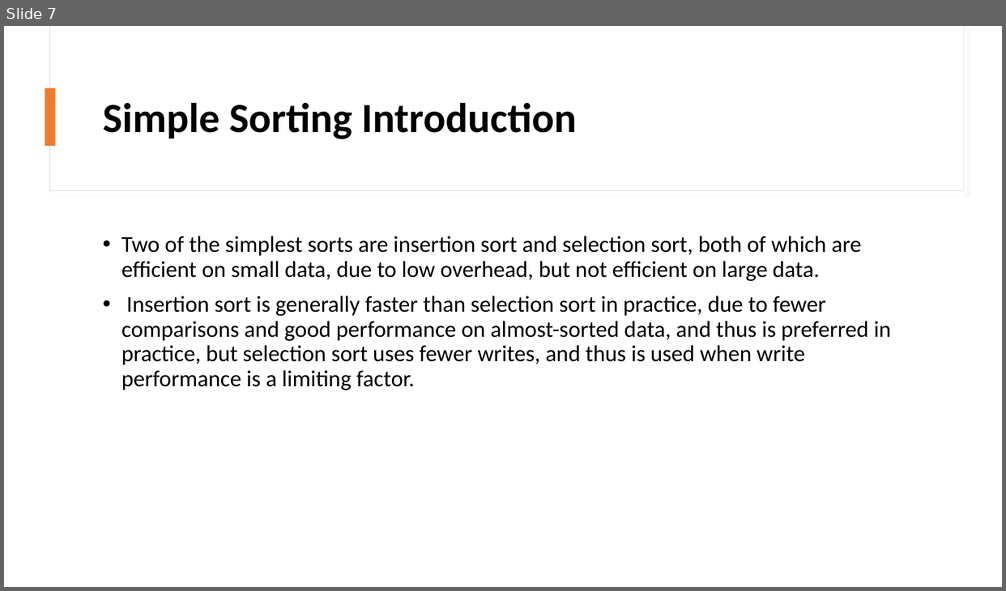
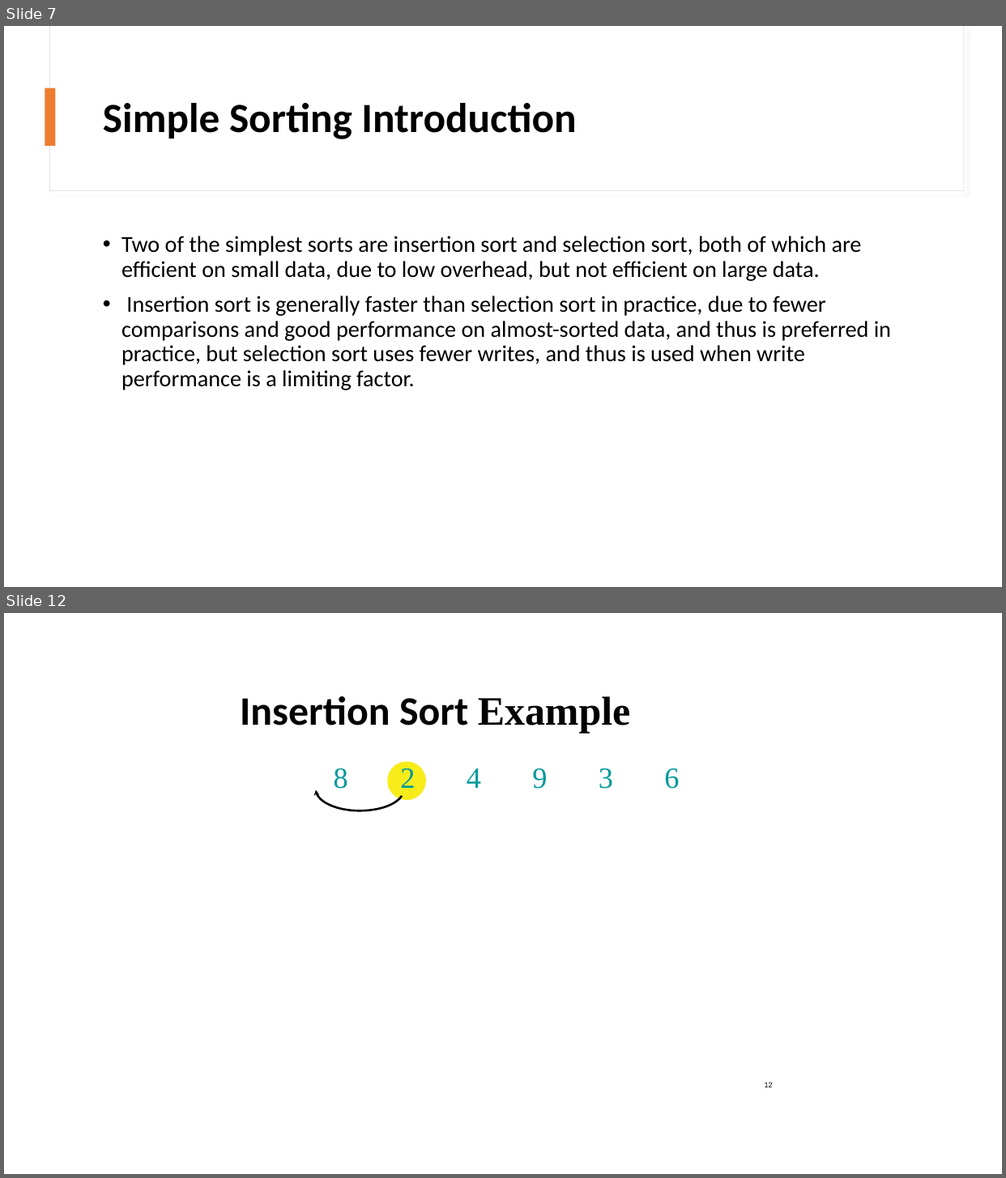
Before and after one commit to mohammednabwy/PowerPointTranslation, a slide deck: Files/DataStructureAndAlgorthimDesign.pptx. Shown one above the other, each under a label of ours: slide 7 before the commit, slides 7 and 12 after it; the slides between them are not shown. The pictures are 1006x591 and 1006x1178 pixels, drawn with LibreOffice and Linux fonts; fonts in the diff are those of the drawing. Boxes give left, top, right and bottom in pixels: in the first picture for what was removed or moved away, otherwise in the second. Text is boxed around its words. In the diff, an @@ line names an element or a change of style, - is before the commit and + after.

```diff
--- a/Files/DataStructureAndAlgorthimDesign.pptx
+++ b/Files/DataStructureAndAlgorthimDesign.pptx
@@ slide 12 added at <box>4,613,1002,1174</box>, background #FFFFFF @@
@@ text added at <box>240,696,630,733</box>, 38.8 pt, text #010202, bold @@
+Insertion Sort Example
@@ text added at <box>334,769,679,789</box>, 28.2 pt, text #009999 @@
+8 2 4 9 3 6
@@ freeform shape added at <box>387,762,425,800</box>, fill #F7EC1A @@
@@ freeform shape added at <box>314,790,319,796</box>, fill #010202 @@
@@ freeform shape added at <box>316,792,403,811</box>, outline #010202 2 pt @@
@@ page number added at <box>765,1083,773,1088</box>, 7.1 pt, text #000000 @@
+12
```
Also in this commit, not shown: 32 other slides added, 5 other files.
